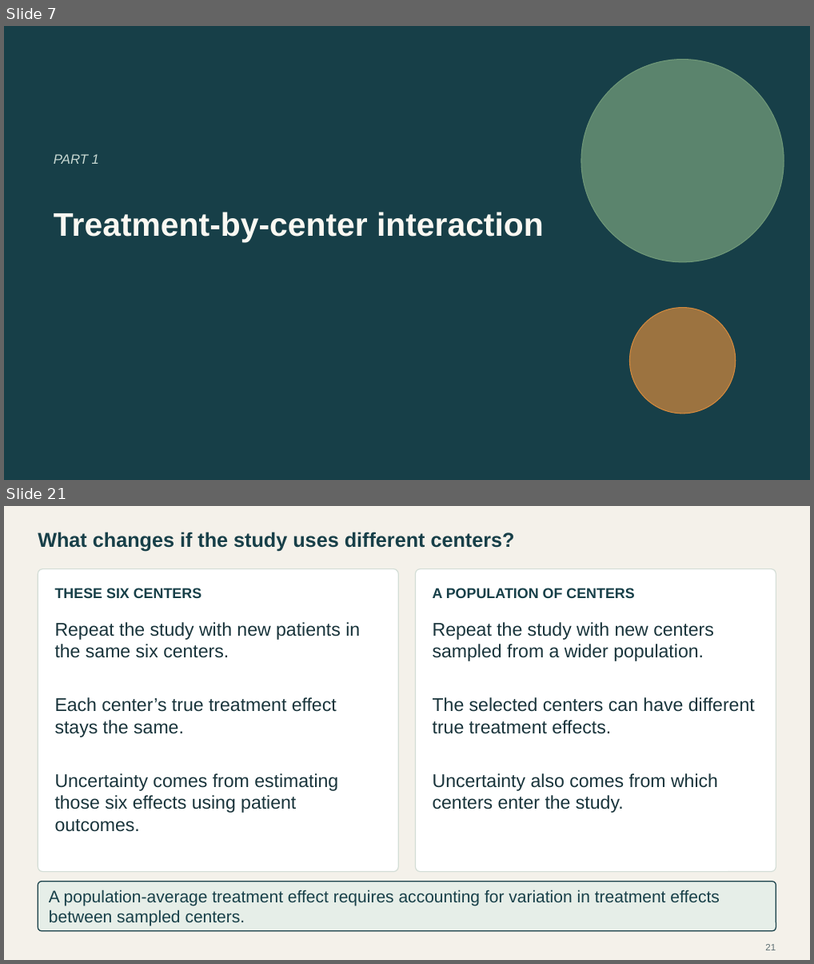
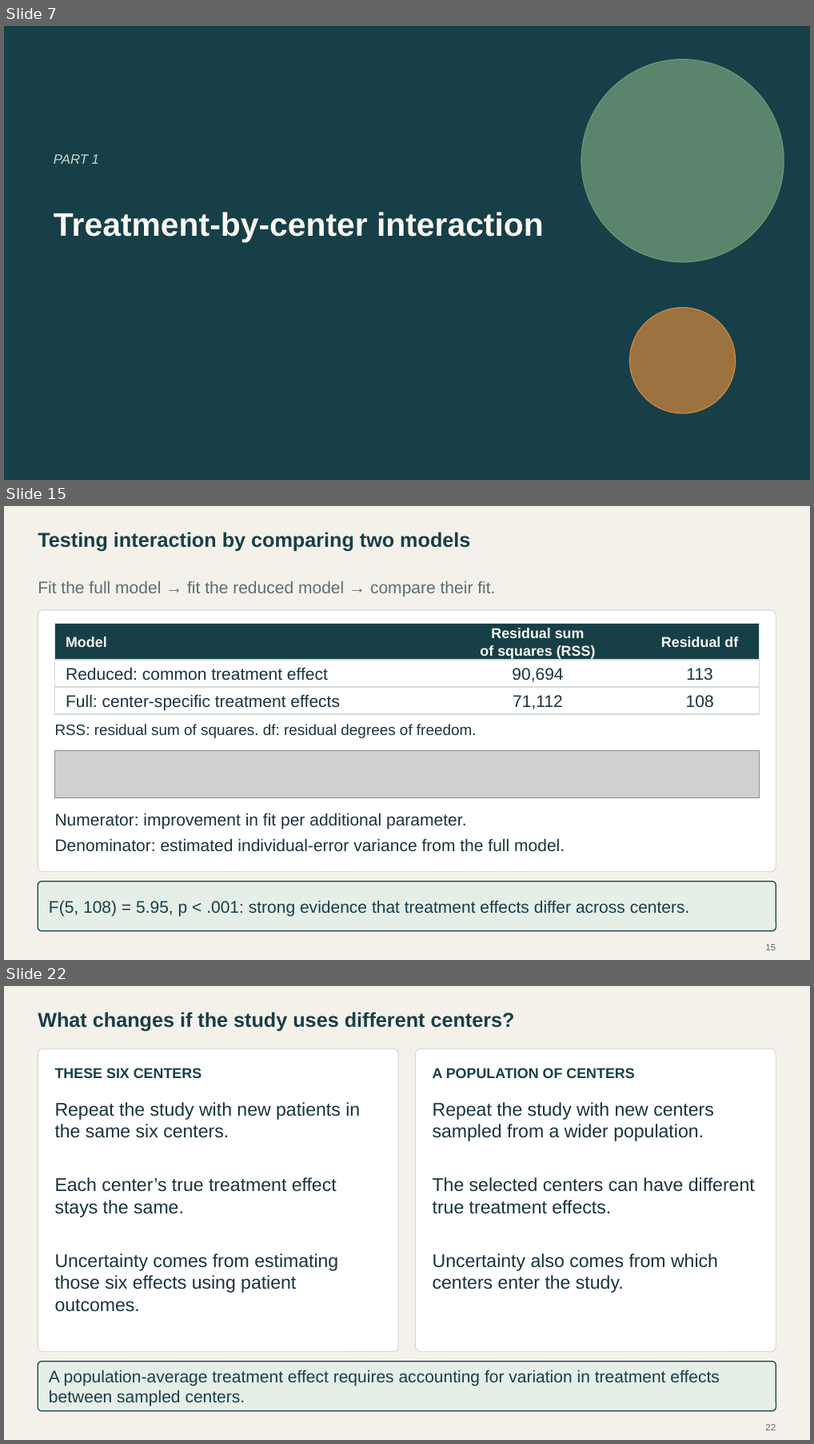
Before and after one commit to Postmus/BeyondMLR, a slide deck: lectures_2627/week2/Beyond_MLR_Week_2.pptx. Shown one above the other, each under a label of ours: slides 7 and 21 before the commit, slides 7, 15 and 22 after it; the slides between them are not shown. The pictures are 814x964 and 814x1444 pixels, drawn with LibreOffice and Linux fonts; fonts in the diff are those of the drawing; grey boxes stand for pictures. Boxes give left, top, right and bottom in pixels: in the first picture for what was removed or moved away, otherwise in the second. Text is boxed around its words. In the diff, an @@ line names an element or a change of style, - is before the commit and + after.

Commit message:
Refine Week 2 interaction case study and simplify uncertainty discussion

```diff
--- a/lectures_2627/week2/Beyond_MLR_Week_2.pptx
+++ b/lectures_2627/week2/Beyond_MLR_Week_2.pptx
@@ slide 15 added at bbox=[4, 506, 810, 960], background #F4F1EA @@
@@ text added at bbox=[38, 532, 470, 552], 24 pt, text #173F48, bold @@
+Testing interaction by comparing two models
@@ text added at bbox=[38, 581, 495, 597], 20 pt, text #5C6E72 @@
+Fit the full model → fit the reduced model → compare their fit.
@@ rounded rectangle added at bbox=[38, 610, 777, 872], fill #FFFFFF, outline #D3DDD6 1.1 pt @@
@@ rectangle added at bbox=[55, 624, 759, 660], fill #173F48, outline #D3DDD6 1.1 pt @@
@@ text added at bbox=[66, 636, 107, 647], 17 pt, text #FAF8F2, bold @@
+Model
@@ text added at bbox=[480, 628, 596, 659], 17 pt, text #FAF8F2, bold @@
+Residual sum
+of squares (RSS)
@@ text added at bbox=[662, 636, 738, 647], 17 pt, text #FAF8F2, bold @@
+Residual df
@@ rectangle added at bbox=[55, 660, 759, 687], fill #FFFFFF, outline #D3DDD6 1.1 pt @@
@@ text added at bbox=[66, 667, 328, 680], 20 pt, text #19343B @@
+Reduced: common treatment effect
@@ text added at bbox=[512, 668, 563, 682], 20 pt, text #19343B @@
+90,694
@@ text added at bbox=[686, 668, 713, 680], 20 pt, text #19343B @@
+113
@@ rectangle added at bbox=[55, 687, 759, 714], fill #FFFFFF, outline #D3DDD6 1.1 pt @@
@@ text added at bbox=[66, 694, 340, 710], 20 pt, text #19343B @@
+Full: center-specific treatment effects
@@ text added at bbox=[513, 695, 563, 709], 20 pt, text #19343B @@
+71,112
@@ text added at bbox=[686, 695, 714, 708], 20 pt, text #19343B @@
+108
@@ text added at bbox=[55, 724, 477, 738], 18 pt, text #19343B @@
+RSS: residual sum of squares. df: residual degrees of freedom.
@@ picture added at bbox=[55, 751, 759, 797] @@
@@ text added at bbox=[55, 812, 466, 829], 20 pt, text #19343B @@
+Numerator: improvement in fit per additional parameter.
@@ text added at bbox=[55, 838, 565, 852], 20 pt, text #19343B @@
+Denominator: estimated individual-error variance from the full model.
@@ rounded rectangle added at bbox=[38, 881, 777, 931], fill #E6EEE8, outline #173F48 1.2 pt @@
@@ text added at bbox=[49, 900, 690, 916], 20 pt, text #173F48 @@
+F(5, 108) = 5.95, p < .001: strong evidence that treatment effects differ across centers.
@@ page number added at bbox=[766, 944, 776, 950], 11 pt, text #5C6E72 @@
+15
@@ what was slide 21 is now slide 22 @@
@@ page number at bbox=[766, 1424, 776, 1430]: text changed @@
-21
+22
```
Also in this commit, not shown: 2 slides changed, 12 other slides added, 12 slides removed, 32 other files.
